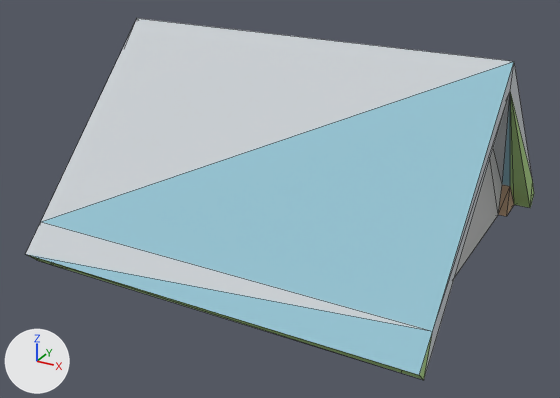
The glTF model example_game/world/props/roof-gable.prop/model.glb, before and after one commit.
Before and after are seen from a 50 mm camera at (1.86, -3.64, 1.98) aimed at (-0.04, -0.17, 0.25). The lights are fixed; the arrows at lower left show +X, +Y and +Z. The older version comes first. Mesh edges are drawn as thin lines. Vertices at exactly the same position are counted once.

The first picture shows 'model'.
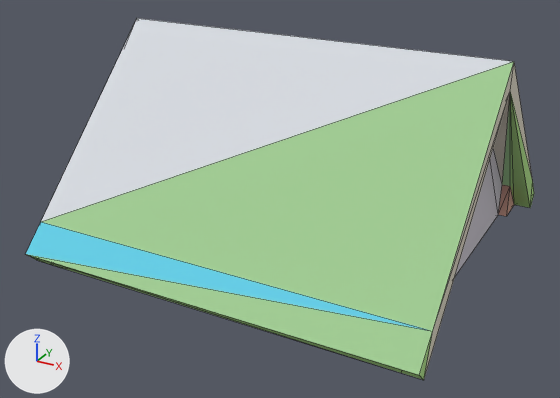
Changed parts and their boxes (x1, y1, x2, y2) in the pictures (560 x 398 px):
part 1 of me_model, edited (looks the same)
    both: (26, 91, 534, 380)
part 2 of me_model, recoloured
    both: (498, 185, 514, 216)
part 3 of me_model, recoloured (cyan to green)
    both: (27, 62, 514, 375)
part 4 of me_model, recoloured (light grey to pale yellow)
    both: (26, 18, 525, 357)

Patch to the scene script:
```diff
--- a/example_game/world/props/roof-gable.prop/model.glb.py
+++ b/example_game/world/props/roof-gable.prop/model.glb.py
@@ me_model @@
 me_model.from_pydata(...)  # 38 vertices, 72 faces; spans x -1.1..1.1, y -1.07..1.07, z -0.02..1.12
 # used by ob_model
+# me_model part 1: 20 faces centred in x -1.1..1.1, y -1.05..1.05, z 0.0..0.38 are repainted in the vertex colours; the middle colour goes from green #add287 to green #afde88
+# me_model part 2: 12 faces centred in x -1.0..1.0, y -0.87..0.87, z 0.05..0.11 are repainted in the vertex colours; the middle colour goes from beige #b89b7f to beige #d0a090
+# me_model part 3: 11 faces centred in x -1.1..1.02, y -1.03..1.03, z 0.1..0.76 are repainted in the vertex colours; the middle colour goes from cyan #97c5d4 to green #a4d096
+# me_model part 4: 13 faces centred in x -1.1..1.1, y -0.98..0.98, z 0.14..0.81 are repainted in the vertex colours; the middle colour goes from light grey #ced3d7 to pale yellow #dfd8c7
 me_model.materials.append(mat_style)
```
